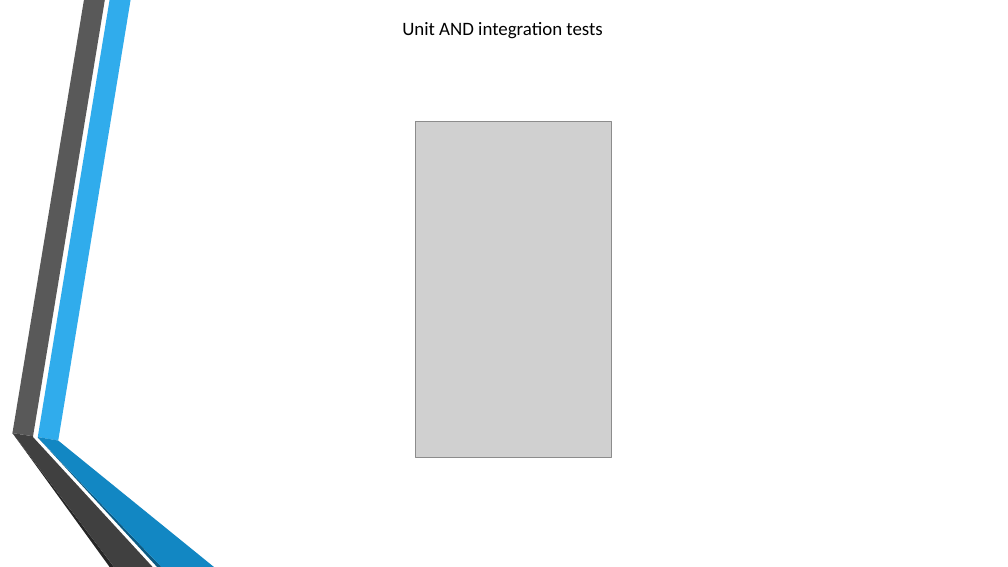
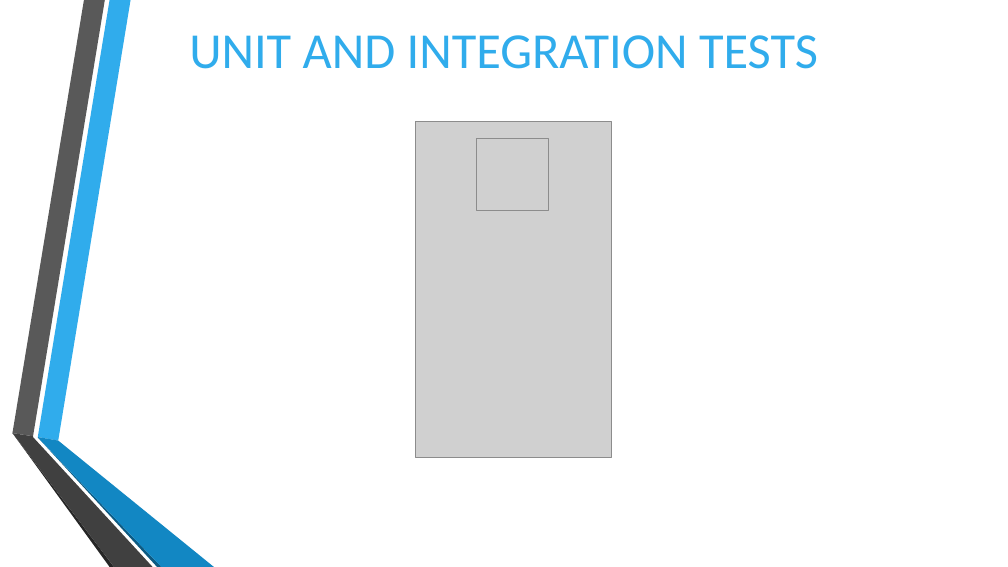
Before and after one commit to cos301-2019-se/Smart-NFC-Card-Applications, a slide deck: slide 8 of Documentation/Demo 3/Demo3 Presentation.pptx. Drawn at 1008x567 pixels with LibreOffice and Linux fonts; fonts in the diff are those of the drawing; grey boxes stand for pictures; background and template pictures are left out. Boxes give left, top, right and bottom in pixels: in the first picture for what was removed or moved away, otherwise in the second. Text is boxed around its words. In the diff, an @@ line names an element or a change of style, - is before the commit and + after.

```diff
--- a/Documentation/Demo 3/Demo3 Presentation.pptx
+++ b/Documentation/Demo 3/Demo3 Presentation.pptx
@@ text at (189,35,818,69): text changed; size 18 to 48 pt; text colour #000000 to #30ACEC @@
-Unit AND integration tests
+UNIT AND INTEGRATION TESTS
@@ picture added at (476,139,549,211) @@
```
Also in this commit, not shown: 9 other slides changed, 1 slide added, 3 slides removed.
